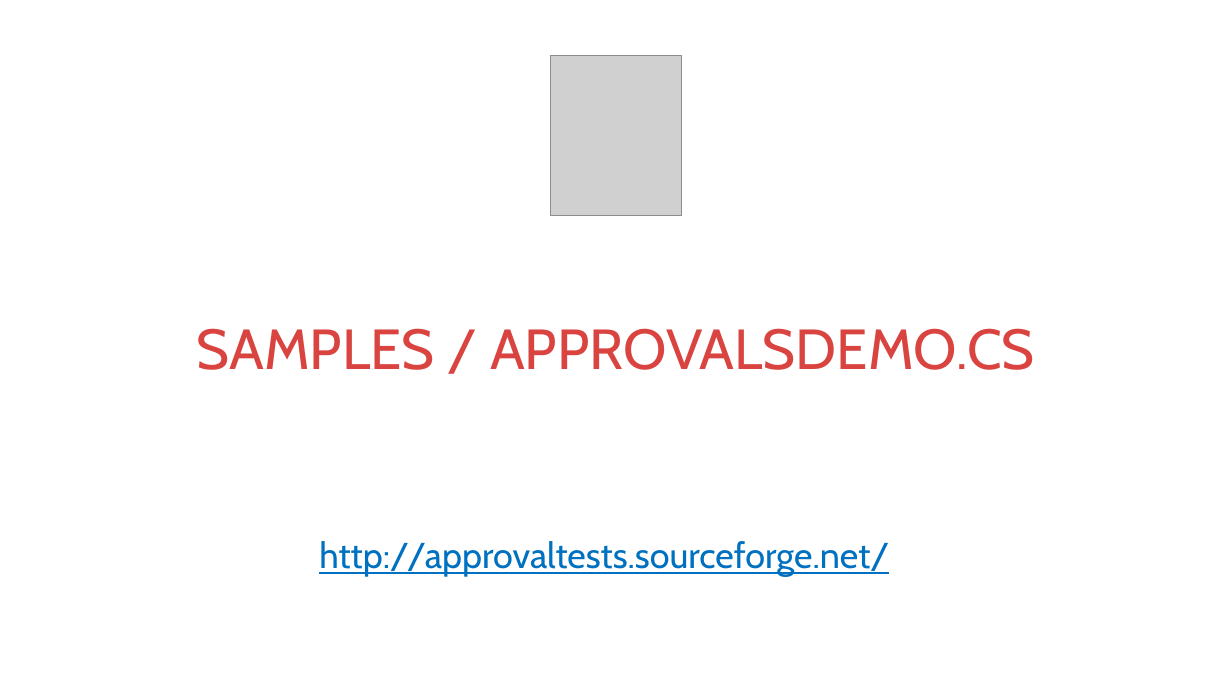
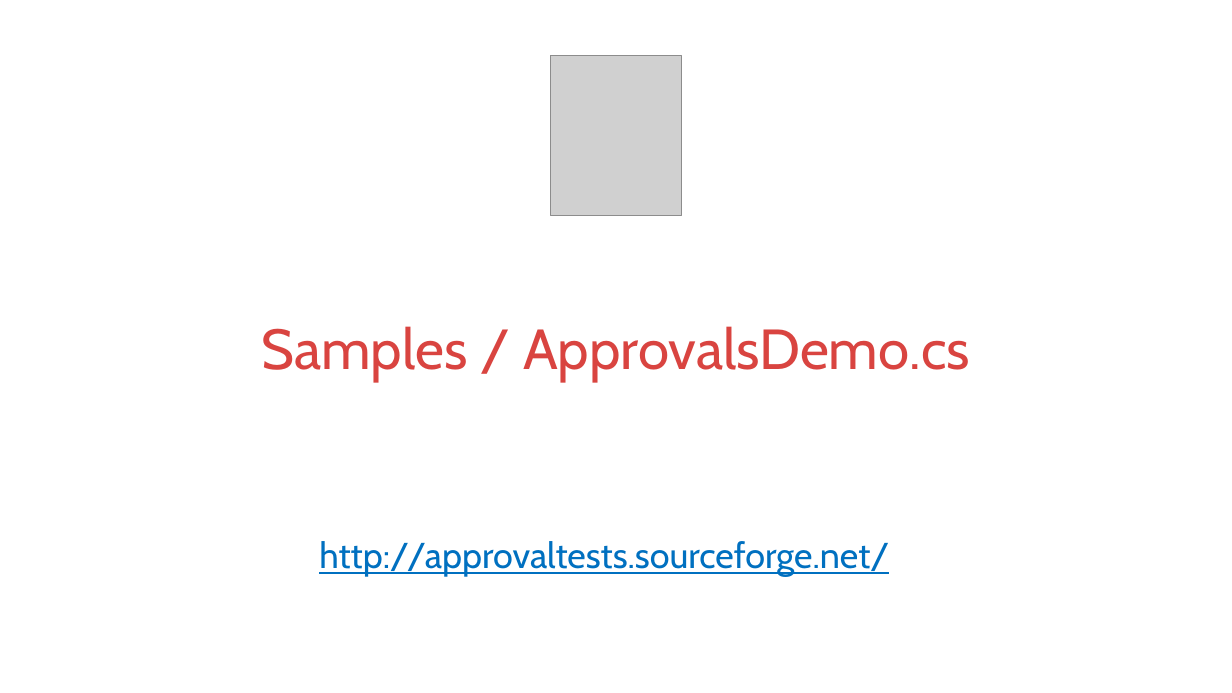
Before and after one commit to kontur-courses/legacy, a slide deck: slide 7 of legacy.pptx (slide 5 before the commit). Drawn at 1232x693 pixels with LibreOffice and Linux fonts; fonts in the diff are those of the drawing; grey boxes stand for pictures. Boxes give left, top, right and bottom in pixels: in the first picture for what was removed or moved away, otherwise in the second. Text is boxed around its words. In the diff, an @@ line names an element or a change of style, - is before the commit and + after.

Commit message:
Approvals logic improvement

```diff
--- a/legacy.pptx
+++ b/legacy.pptx
@@ title at [261, 326, 970, 382]: text changed @@
-SAMPLES / APPROVALSDEMO.CS
+Samples / ApprovalsDemo.cs
```
Also in this commit, not shown: 6 other slides changed, 2 slides added, 1 slide removed, 6 other files.
